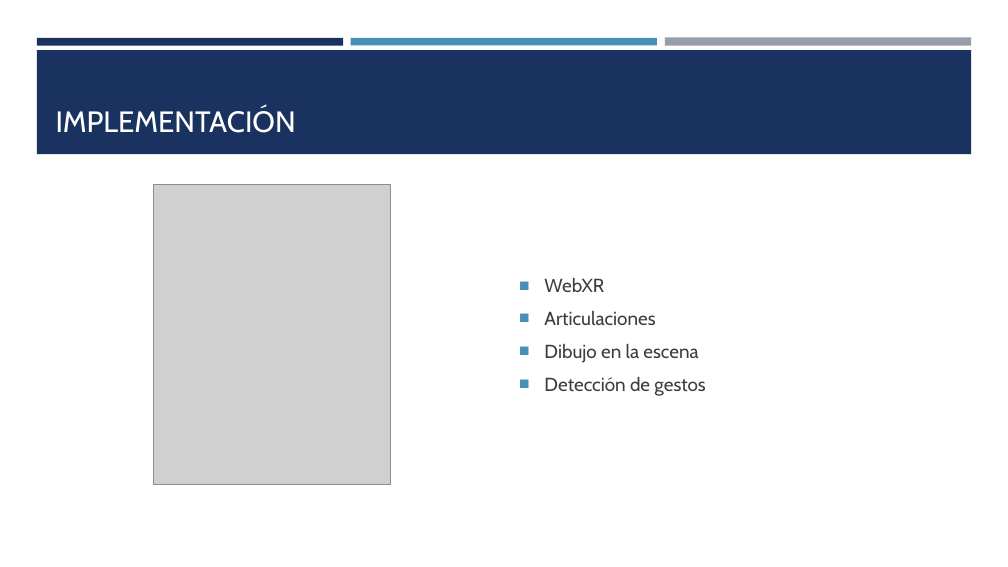
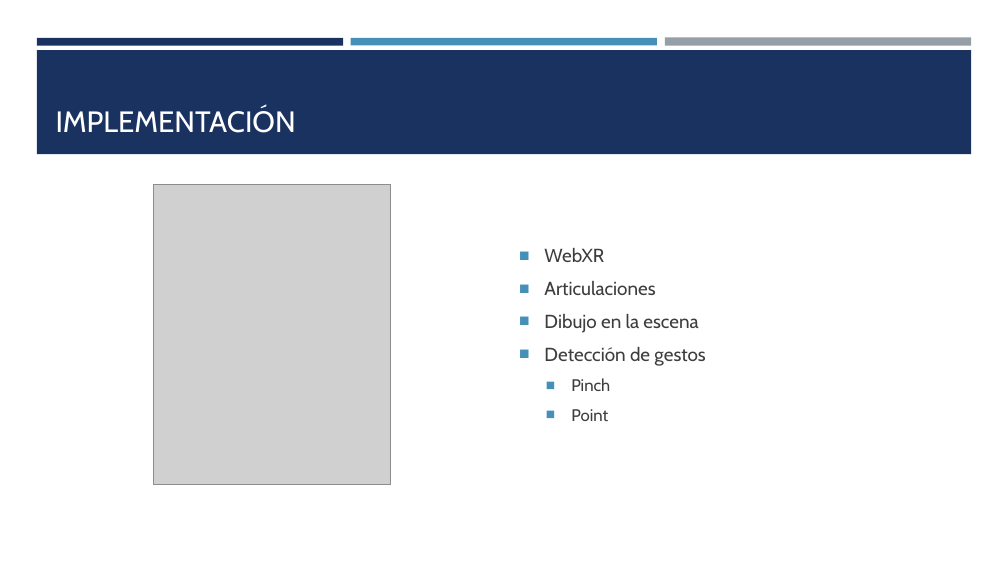
Before and after one commit to JuJoarias/TFG, a slide deck: slide 5 of presentacion/presentacion.pptx. Drawn at 1008x567 pixels with LibreOffice and Linux fonts; fonts in the diff are those of the drawing; grey boxes stand for pictures. Boxes give left, top, right and bottom in pixels: in the first picture for what was removed or moved away, otherwise in the second. Text is boxed around its words. In the diff, an @@ line names an element or a change of style, - is before the commit and + after.

```diff
--- a/presentacion/presentacion.pptx
+++ b/presentacion/presentacion.pptx
@@ text at (571, 378, 610, 421): paragraphs added @@
+  ■ Pinch
+  ■ Point
```
Also in this commit, not shown: 2 other slides changed, 1 slide added, 1 slide removed, 1 other file.
